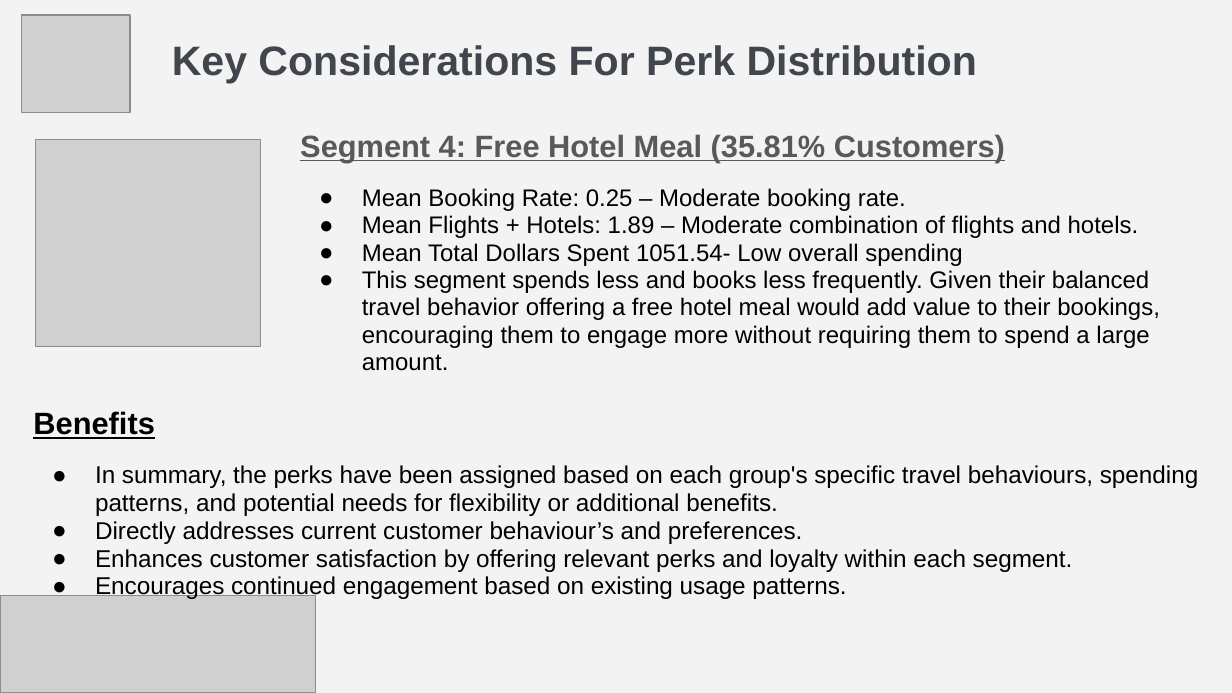
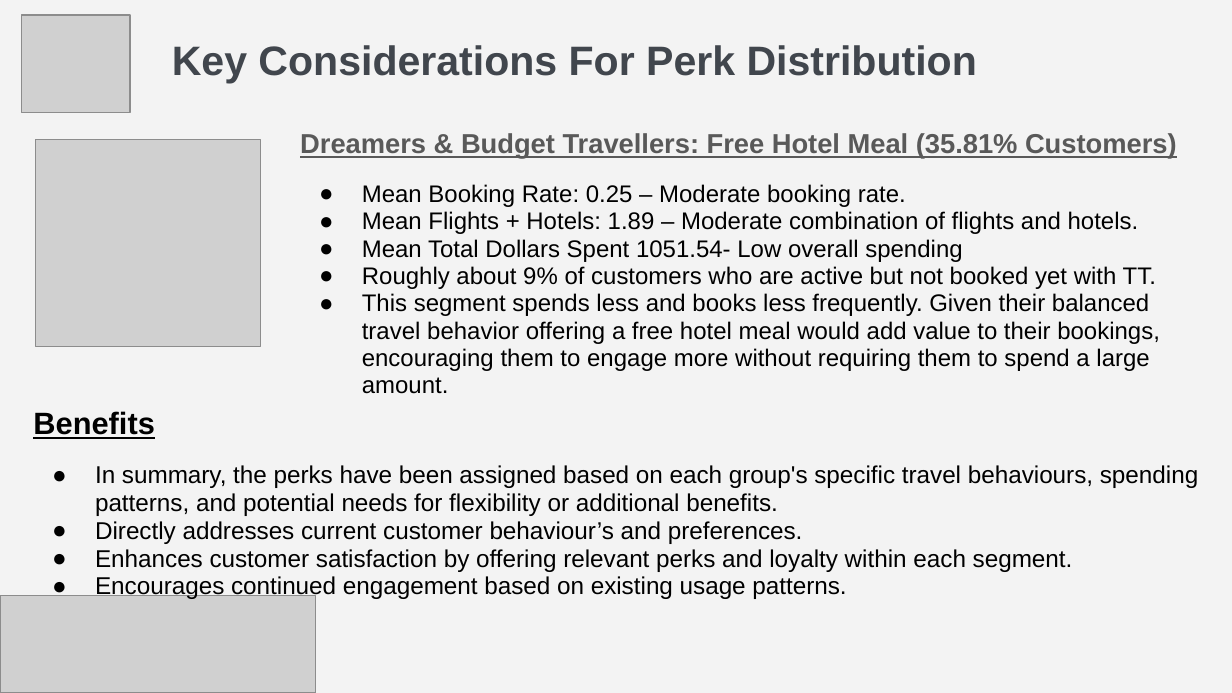
Before and after one commit to LeelaYathapu/TravelTide-Rewards-Program, a slide deck: slide 8 of TravelTide Loyalty Program Presentation.pptx. Drawn at 1232x693 pixels with LibreOffice and Linux fonts; fonts in the diff are those of the drawing; grey boxes stand for pictures. Boxes give left, top, right and bottom in pixels: in the first picture for what was removed or moved away, otherwise in the second. Text is boxed around its words. In the diff, an @@ line names an element or a change of style, - is before the commit and + after.

```diff
--- a/TravelTide Loyalty Program Presentation.pptx
+++ b/TravelTide Loyalty Program Presentation.pptx
@@ text at (x1=300, y1=133, x2=1177, y2=159): text changed; size 18 to 16 pt @@
-Segment 4: Free Hotel Meal (35.81% Customers)
+Dreamers & Budget Travellers: Free Hotel Meal (35.81% Customers)
@@ text at (x1=362, y1=266, x2=1156, y2=289): paragraph added @@
+● Roughly about 9% of customers who are active but not booked yet with TT.
```
Also in this commit, not shown: 3 other slides changed, 1 other file.
